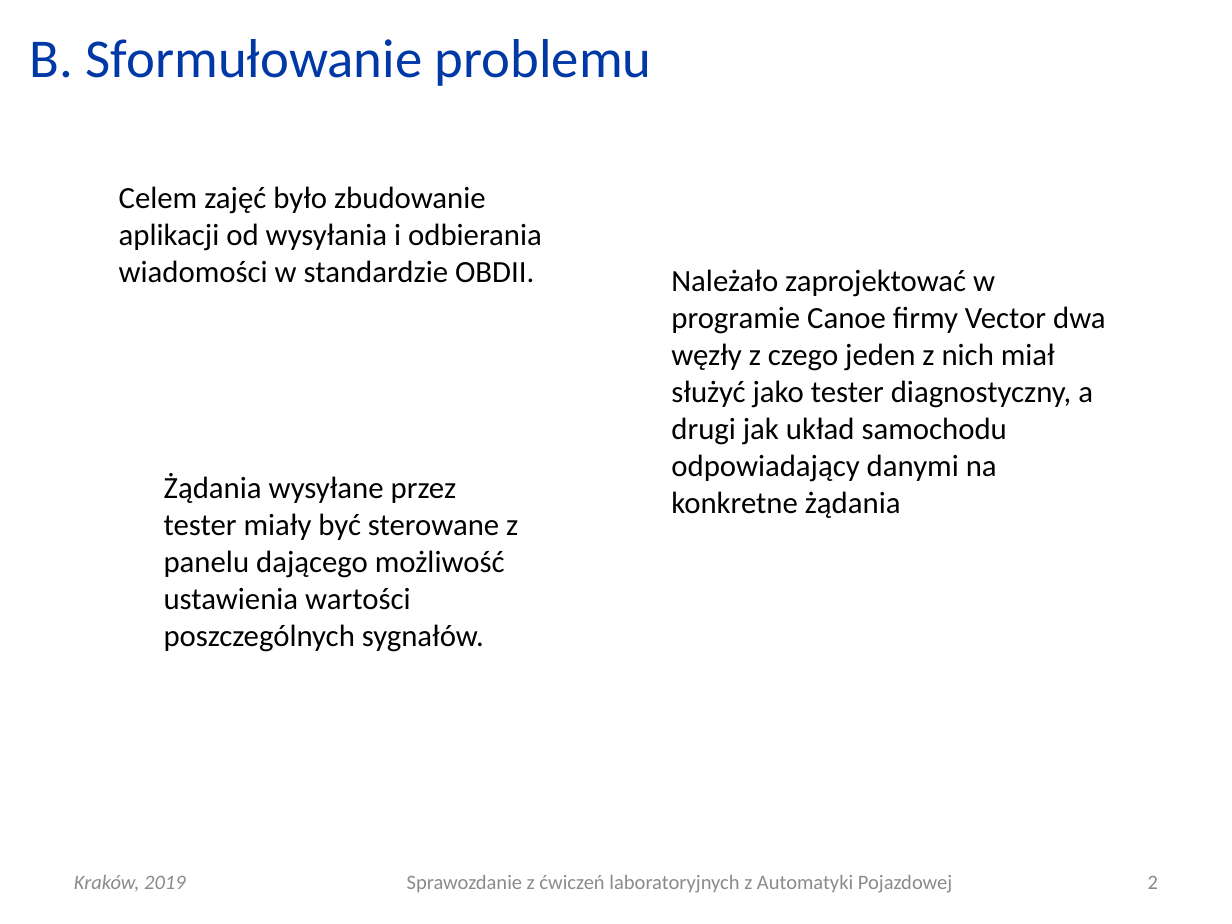
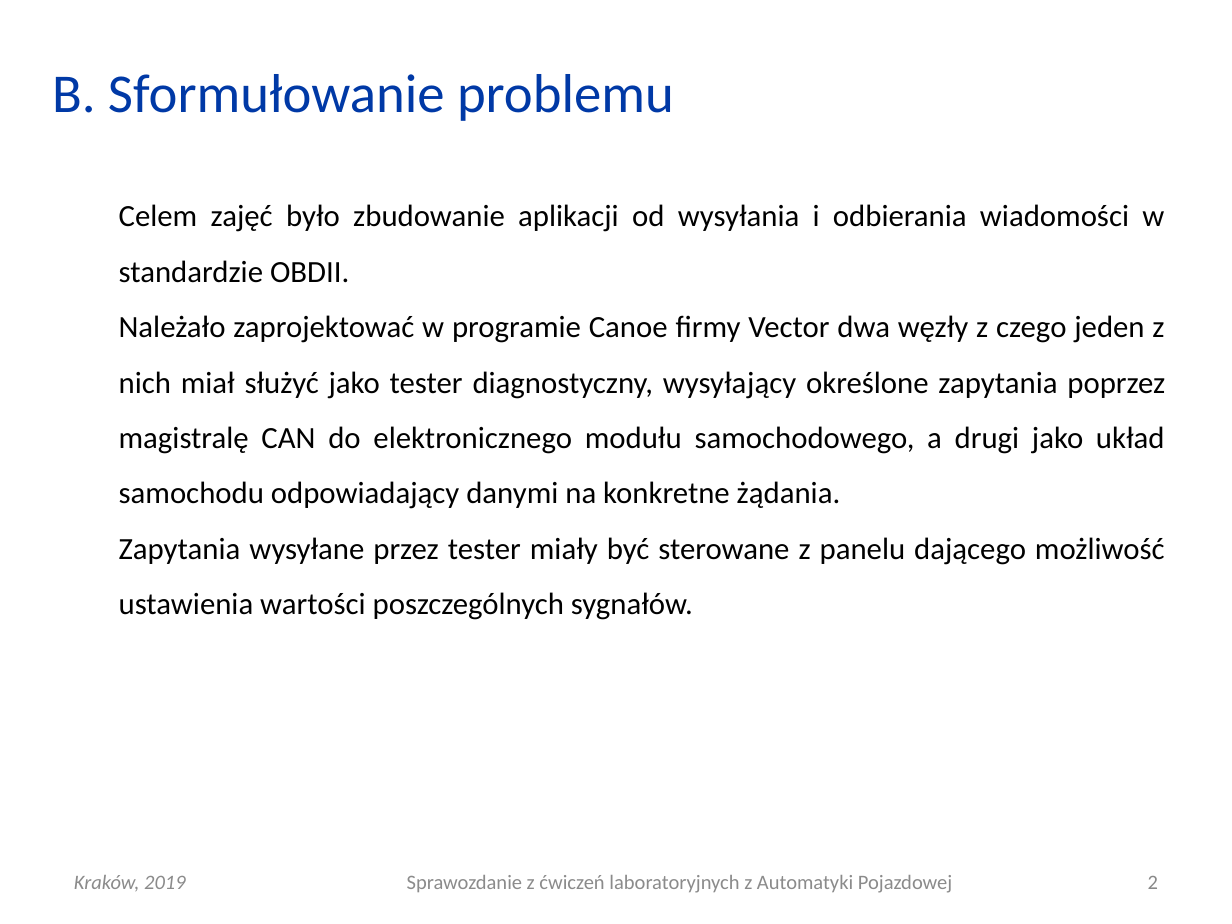
Before and after one commit to Katarzyna-W/AP, a slide deck: slide 2 of Lab12_OBD/AP_L11_20190529_0800_G01.pptx. Drawn at 1232x924 pixels with LibreOffice and Linux fonts; fonts in the diff are those of the drawing. Boxes give left, top, right and bottom in pixels: in the first picture for what was removed or moved away, otherwise in the second. Text is boxed around its words. In the diff, an @@ line names an element or a change of style, - is before the commit and + after.

```diff
--- a/Lab12_OBD/AP_L11_20190529_0800_G01.pptx
+++ b/Lab12_OBD/AP_L11_20190529_0800_G01.pptx
@@ title "B. Sformułowanie problemu": place and size @@
-title "B. Sformułowanie problemu" at box(30, 39, 652, 86)
+title "B. Sformułowanie problemu" at box(52, 74, 674, 121)
@@ text at box(119, 204, 1164, 283): alignment left to justified; line spacing 1 to 1.5 @@
@@ text removed at box(671, 269, 1106, 518) @@
-Należało zaprojektować w programie Canoe firmy Vector dwa węzły z czego jeden z nich miał służyć jako tester diagnostyczny, a drugi jak układ samochodu odpowiadający danymi na konkretne żądania
@@ text at box(119, 315, 1165, 620): paragraphs added @@
+Należało zaprojektować w programie Canoe firmy Vector dwa węzły z czego jeden z nich miał służyć jako tester diagnostyczny, wysyłający określone zapytania poprzez magistralę CAN do elektronicznego modułu samochodowego, a drugi jako układ samochodu odpowiadający danymi na konkretne żądania.
+Zapytania wysyłane przez tester miały być sterowane z panelu dającego możliwość ustawienia wartości poszczególnych sygnałów.
@@ text removed at box(164, 473, 518, 652) @@
-Żądania wysyłane przez tester miały być sterowane z panelu dającego możliwość ustawienia wartości poszczególnych sygnałów.
```
Also in this commit, not shown: 3 other slides changed, 1 other file.
